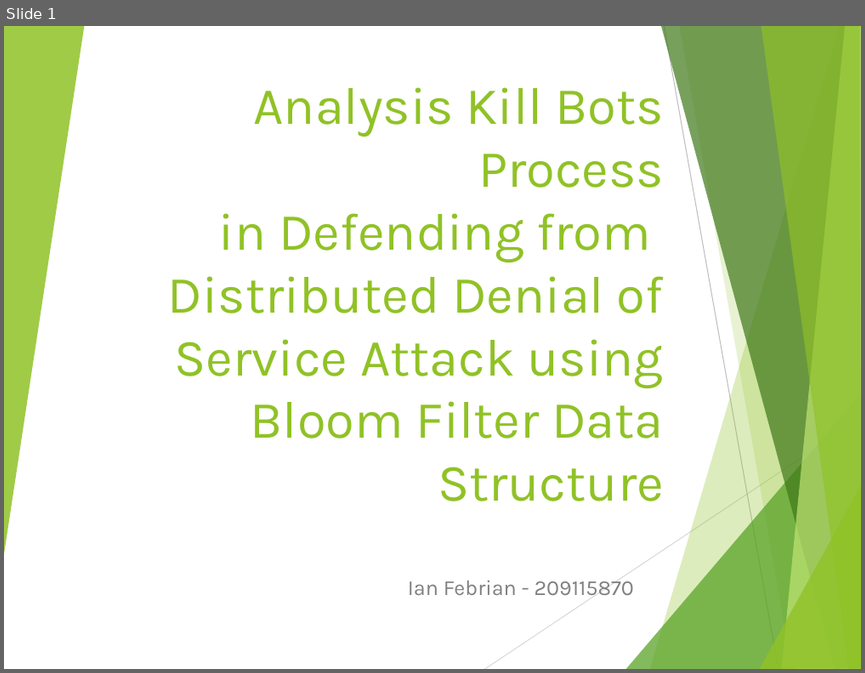
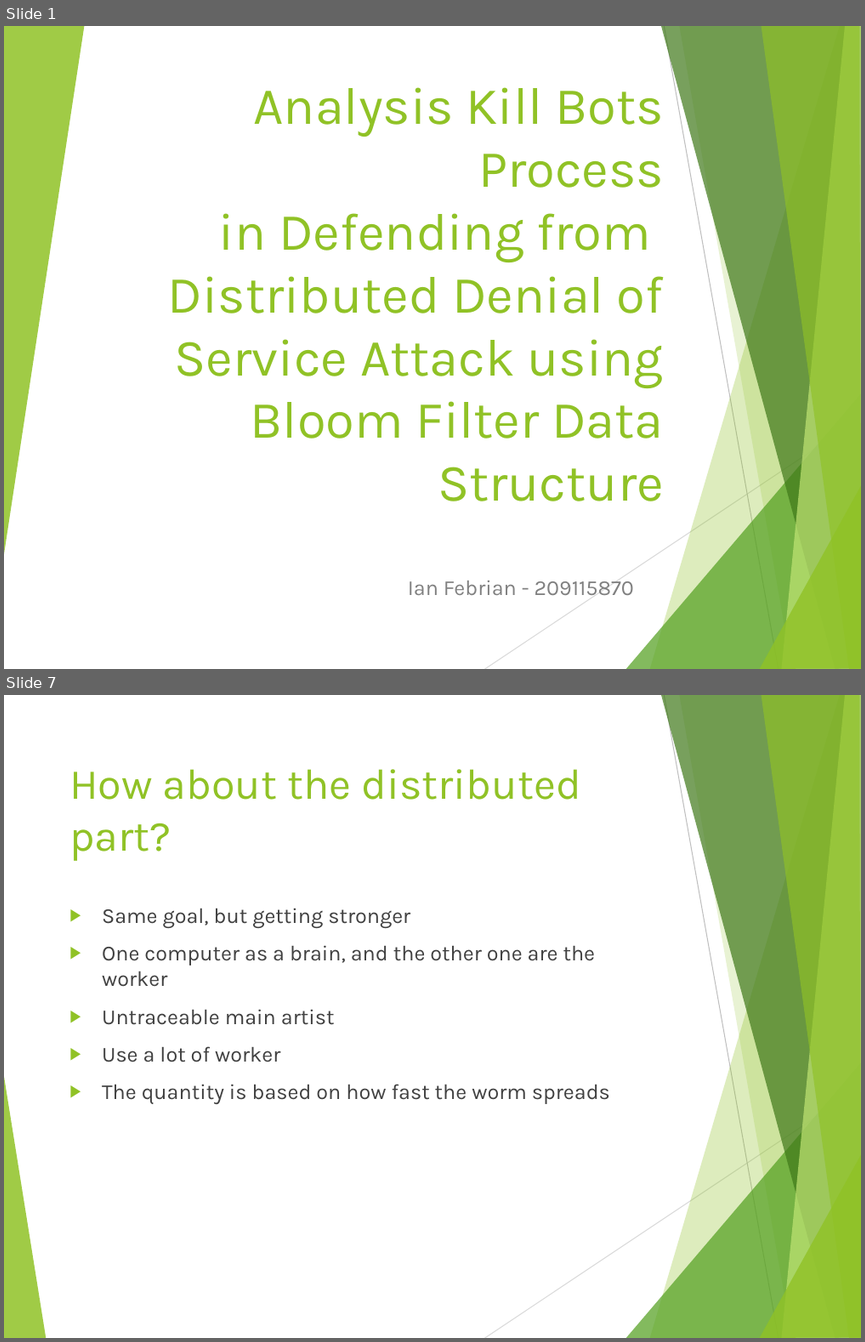
Before and after one commit to iankinch84/TugasAkhirSTTS, a slide deck: _TUGAS AKHIR/BUKU/Current/Presentasi/Presentasi Seminar.pptx. Shown one above the other, each under a label of ours: slide 1 before the commit, slides 1 and 7 after it; the slides between them are not shown. The pictures are 865x673 and 865x1342 pixels, drawn with LibreOffice and Linux fonts; fonts in the diff are those of the drawing. Boxes give left, top, right and bottom in pixels: in the first picture for what was removed or moved away, otherwise in the second. Text is boxed around its words. In the diff, an @@ line names an element or a change of style, - is before the commit and + after.

```diff
--- a/_TUGAS AKHIR/BUKU/Current/Presentasi/Presentasi Seminar.pptx
+++ b/_TUGAS AKHIR/BUKU/Current/Presentasi/Presentasi Seminar.pptx
@@ slide 7 added at bbox=[4, 695, 861, 1338], background #FFFFFF; not listed: 9 template elements that a slide beside it also shows @@
@@ title added at bbox=[69, 769, 580, 861], 36 pt, text #90C226 @@
+How about the distributed part?
@@ text added at bbox=[102, 907, 610, 1104], 18 pt, text #404040 @@
+▶ Same goal, but getting stronger
+▶ One computer as a brain, and the other one are the worker
+▶ Untraceable main artist
+▶ Use a lot of worker
+▶ The quantity is based on how fast the worm spreads
@@ freeform shape added at bbox=[4, 1072, 46, 1338], fill #90C226 at 85% opacity @@
```
Also in this commit, not shown: 1 slide changed, 31 other slides added, 1 slide removed, 9 other files.
